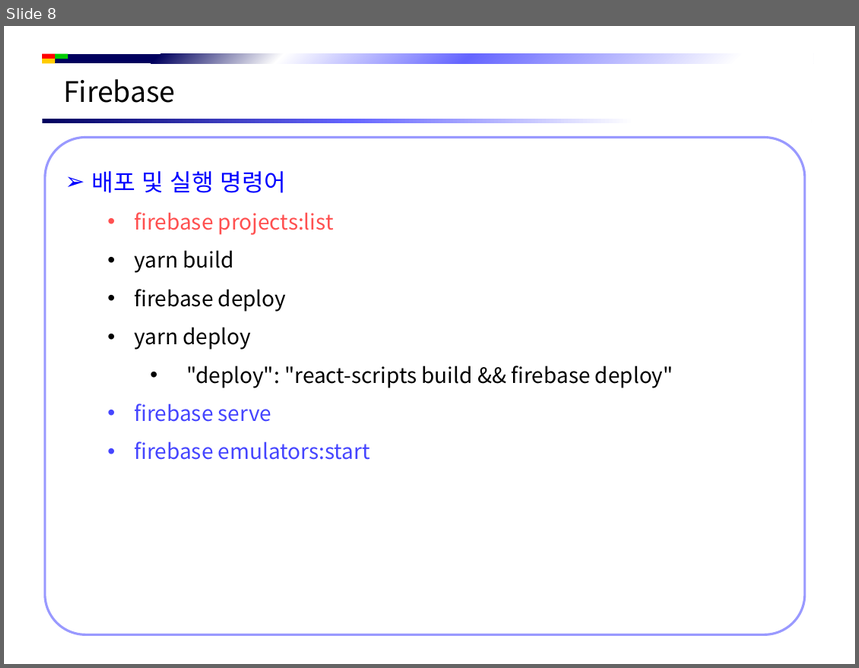
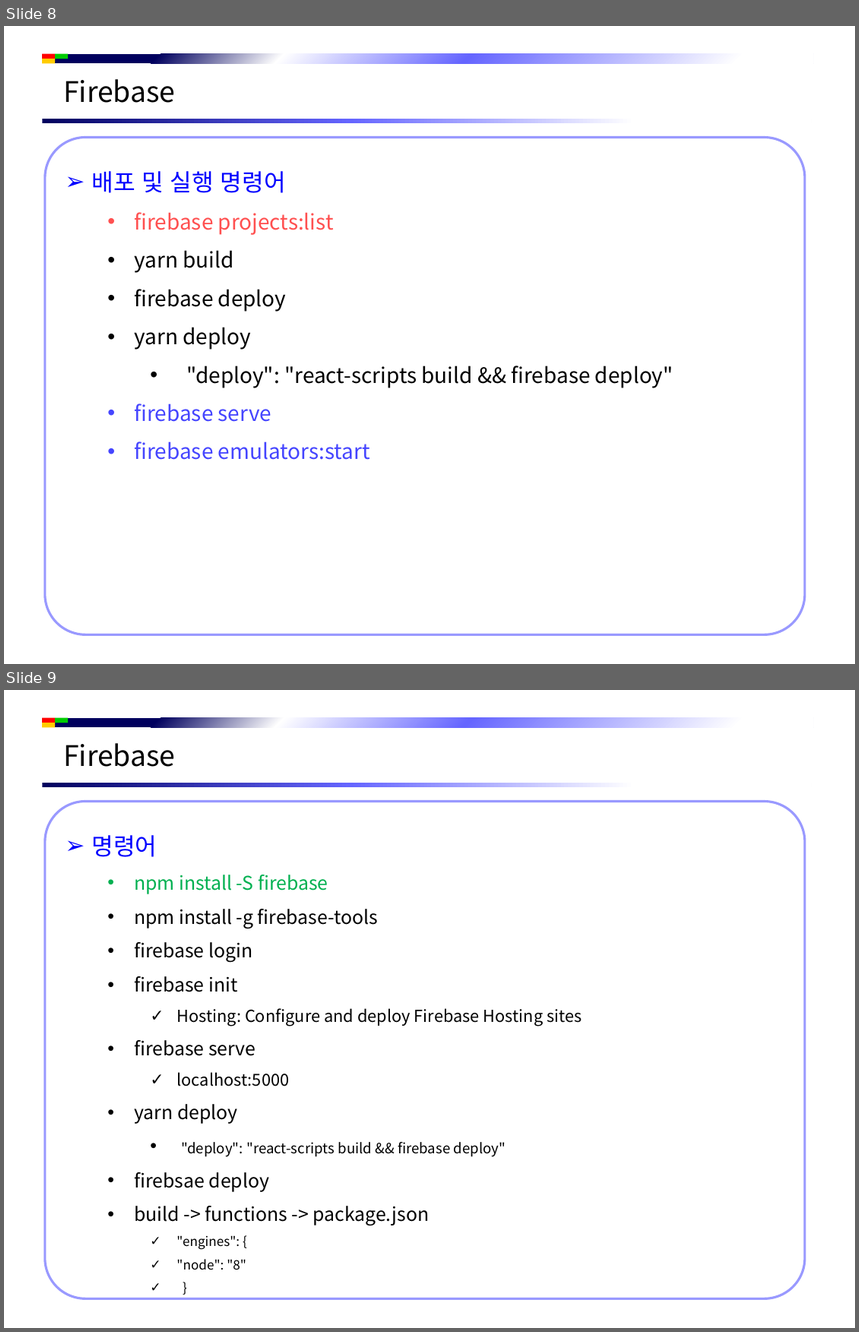
Before and after one commit to jsh-1235/Document, a slide deck: Deploy/Firebase/Firebase 시작하기.pptx. Shown one above the other, each under a label of ours: slide 8 before the commit, slides 8 and 9 after it. The pictures are 859x668 and 859x1332 pixels, drawn with LibreOffice and Linux fonts; fonts in the diff are those of the drawing; background and template pictures are left out. Boxes give left, top, right and bottom in pixels: in the first picture for what was removed or moved away, otherwise in the second. Text is boxed around its words. In the diff, an @@ line names an element or a change of style, - is before the commit and + after.

```diff
--- a/Deploy/Firebase/Firebase 시작하기.pptx
+++ b/Deploy/Firebase/Firebase 시작하기.pptx
@@ slide 9 added at (x1=4, y1=690, x2=855, y2=1328), background #FFFFFF; not listed: 5 template elements that a slide beside it also shows @@
@@ text added at (x1=63, y1=743, x2=175, y2=767), 24 pt, text #000000 @@
+Firebase
@@ rounded rectangle added at (x1=45, y1=802, x2=805, y2=1300), fill #FFFFFF, outline #9999FF 2 pt, 16 pt, text #000000 @@
+➢ 명령어
+  • npm install -S firebase
+  • npm install -g firebase-tools
+  • firebase login
+  • firebase init
+    ✓ Hosting: Configure and deploy Firebase Hosting sites
+  • firebase serve
+    ✓ localhost:5000
+  • yarn deploy
+    • "deploy": "react-scripts build && firebase deploy"
+  • firebsae deploy
+  • build -> functions -> package.json
+    ✓ "engines": {
+    ✓ "node": "8"
+    ✓ }
```
Also in this commit, not shown: 64 other files.
